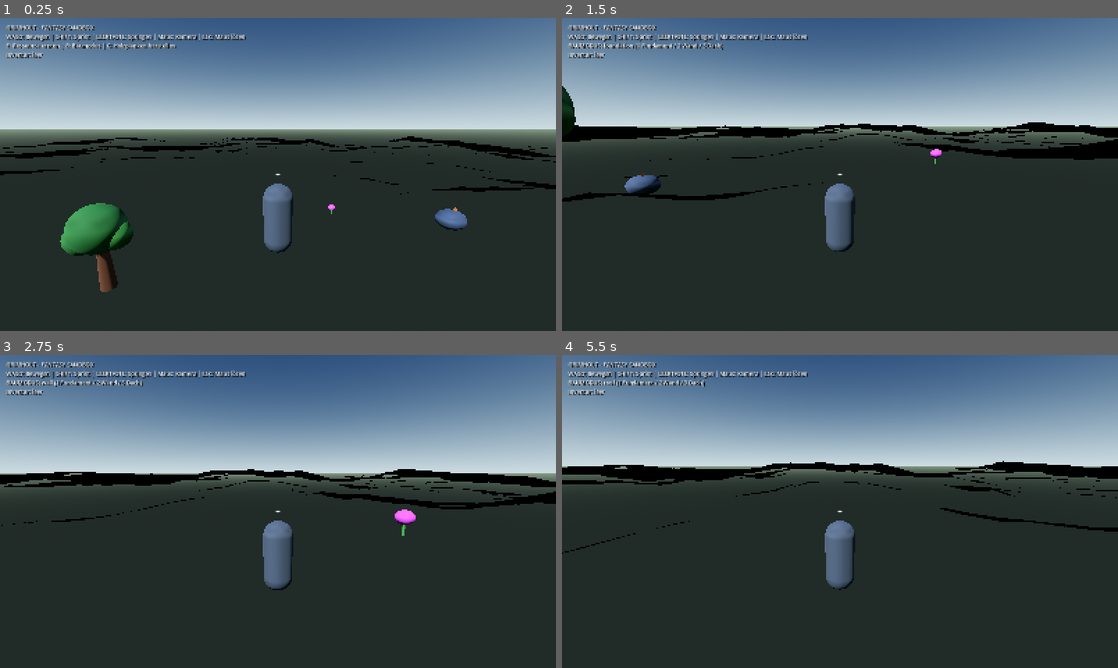
Above: before the commit, frames 1-4 (two rows, left to right).
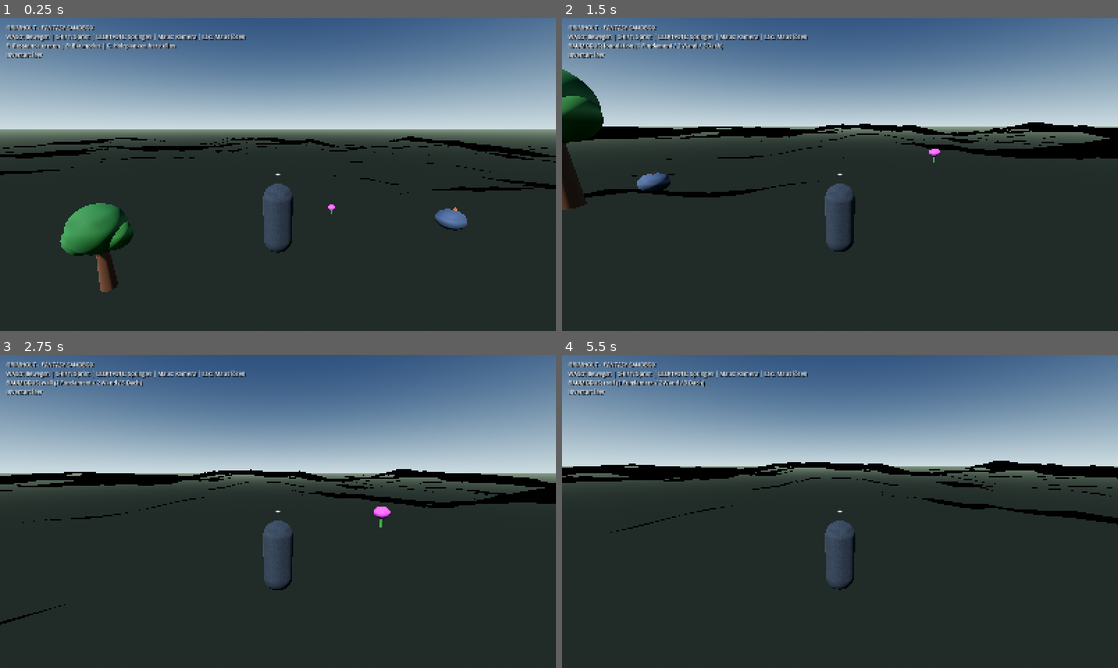
Above: after the commit, the same moments.

Repository: HazelTheSquirrel/Grimholt-Test
Game: Godot game, scene res://scenes/main.tscn
The game is run twice, just before and just after one commit, with the same random seed, the same clock (stepped at 60 frames per second) and the same inputs.
Inputs (mouse positions are in pixels of both pictures, inside the frame that each line leads up to):
- Up to frame 1 (0.25 s): no input
- Up to frame 2 (1.5 s): tap Enter at 0.5 s; move the mouse to (867, 174) at 0.52 s; hold W (move_forward) from 0.53 s (still down); tap B at 0.6 s; click (867, 174) at 0.67 s; tap Space at 0.77 s; move the mouse to (812, 174) at 1.27 s; tap 1 at 1.35 s
- Up to frame 3 (2.75 s): keep holding W (move_forward); tap Space at 1.52 s; move the mouse to (289, 505) at 2.02 s; tap 2 at 2.1 s
- Up to frame 4 (5.5 s): keep holding W (move_forward); move the mouse to (834, 517) at 2.77 s; tap 3 at 2.85 s; click (834, 517) at 2.92 s; tap Space at 3.02, 3.77, 4.52 s; move the mouse to (878, 514) at 3.52 s; tap C at 3.6 s; move the mouse to (795, 508) at 4.27 s; tap Shift at 4.35 s; move the mouse to (845, 511) at 5.02 s; tap E at 5.1 s; click (845, 511) at 5.17 s

The runs differ from the first frame. In frame 1, 0.9% of the frame differs, in the area x 47-53%, y 52-75%; in frame 2, 3.5%; in frame 3, 2.4%; in frame 4, 3.6%, in the area x 0-100%, y 33-75%.

Commit message:
Set human-scale player dimensions and textured placeholder materials

Diff:
--- a/Grimholt/scripts/player_controller.gd
+++ b/Grimholt/scripts/player_controller.gd
@@ -1,8 +1,10 @@
 extends CharacterBody3D
 class_name GrimholtPlayer
 
-const WALK_SPEED := 5.5
-const SPRINT_SPEED := 8.5
+const BODY_HEIGHT := 1.70
+const BODY_RADIUS := 0.30
+const WALK_SPEED := 4.8
+const SPRINT_SPEED := 7.2
 const JUMP_VELOCITY := 5.0
 const MOUSE_SENSITIVITY := 0.002
 const INTERACTION_DISTANCE := 5.0
@@ -28,9 +30,19 @@
     Input.mouse_mode = Input.MOUSE_MODE_CAPTURED
 
 func _configure_body_visual() -> void:
+    var fabric_noise := FastNoiseLite.new()
+    fabric_noise.noise_type = FastNoiseLite.TYPE_SIMPLEX
+    fabric_noise.frequency = 0.12
+    var fabric_texture := NoiseTexture2D.new()
+    fabric_texture.width = 128
+    fabric_texture.height = 128
+    fabric_texture.noise = fabric_noise
     var body_material := StandardMaterial3D.new()
-    body_material.albedo_color = Color(0.22, 0.25, 0.29)
-    body_material.roughness = 0.82
+    body_material.albedo_color = Color(0.25, 0.30, 0.36)
+    body_material.albedo_texture = fabric_texture
+    body_material.uv1_triplanar = true
+    body_material.uv1_scale = Vector3(2.0, 2.0, 2.0)
+    body_material.roughness = 0.92
     body_visual.material_override = body_material
 
 func _configure_hud() -> void:
